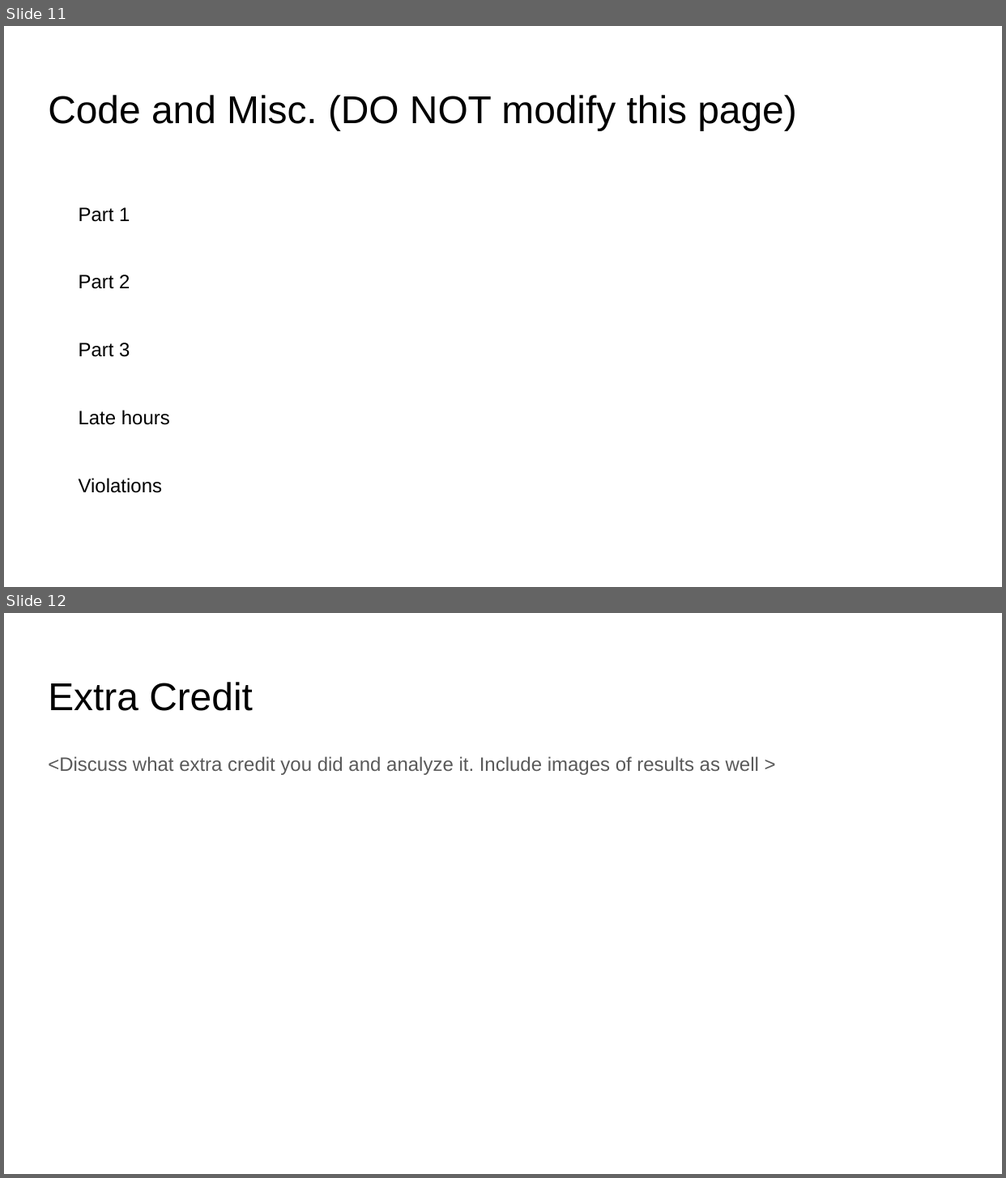
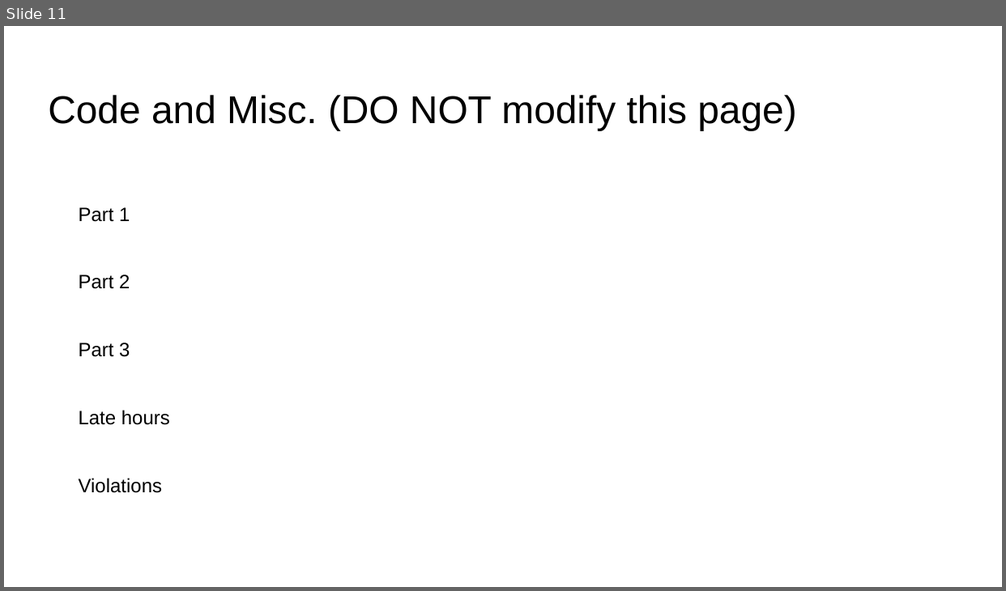
Before and after one commit to jielyugt/scene_recognition_deep, a slide deck: proj6_template.pptx. Shown one above the other, each under a label of ours: slides 11 and 12 before the commit, slide 11 after it. The pictures are 1006x1178 and 1006x591 pixels, drawn with LibreOffice and Linux fonts; fonts in the diff are those of the drawing. Boxes give left, top, right and bottom in pixels: in the first picture for what was removed or moved away, otherwise in the second. Text is boxed around its words. In the diff, an @@ line names an element or a change of style, - is before the commit and + after.

```diff
--- a/proj6_template.pptx
+++ b/proj6_template.pptx
@@ slide 12 removed at (4,613,1002,1174), background #FFFFFF @@
@@ title removed at (48,682,253,711) @@
-Extra Credit
@@ text removed at (48,756,759,775) @@
-<Discuss what extra credit you did and analyze it. Include images of results as well >
```
Also in this commit, not shown: 9 slides changed, 1 slide added, 15 other files.
